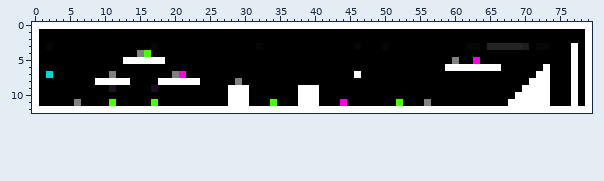
Two versions of one sprite sheet, MiraiNiTaishite/res/level1.png. This is how it looked before the edit.
The file is 80x13 pixels. Colours within 5 levels of each other are drawn and written as one.
Now the later version:
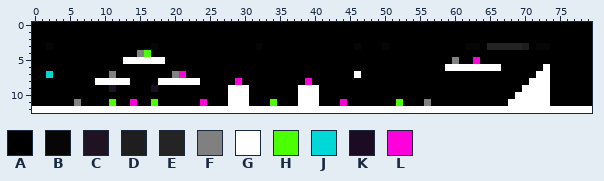
Palette (. is transparent): A #000000  B #060606  C #1e1223  D #1e1e1e  E #242424  F #808080  G #ffffff  H #4cff00  J #00d7d7  K #1b0b23  L #ff00dc
What changed:
{"y":0,"x":0,"old":"GGGGGGGGGGGGGGGGGGGGGGGGGGGGGGGGGGGGGGGGGGGGGGGGGGGGGGGGGGGGGGGGGGGGGGGGGGGGGGGG","new":"AAAAAAAAAAAAAAAAAAAAAAAAAAAAAAAAAAAAAAAAAAAAAAAAAAAAAAAAAAAAAAAAAAAAAAAAAAAAAAAA"}
{"y":1,"x":0,"old":"G","new":"A"}
{"y":1,"x":79,"old":"G","new":"A"}
{"y":2,"x":0,"old":"G","new":"A"}
{"y":2,"x":79,"old":"G","new":"A"}
{"y":3,"x":0,"old":"G","new":"A"}
{"y":3,"x":77,"old":"G","new":"A"}
{"y":3,"x":79,"old":"G","new":"A"}
{"y":4,"x":0,"old":"G","new":"A"}
{"y":4,"x":77,"old":"G","new":"A"}
{"y":4,"x":79,"old":"G","new":"A"}
{"y":5,"x":0,"old":"G","new":"A"}
{"y":5,"x":77,"old":"G","new":"A"}
{"y":5,"x":79,"old":"G","new":"A"}
{"y":6,"x":0,"old":"G","new":"A"}
{"y":6,"x":77,"old":"G","new":"A"}
{"y":6,"x":79,"old":"G","new":"A"}
{"y":7,"x":0,"old":"G","new":"A"}
{"y":7,"x":77,"old":"G","new":"A"}
{"y":7,"x":79,"old":"G","new":"A"}
{"y":8,"x":0,"old":"G","new":"A"}
{"y":8,"x":29,"old":"F","new":"L"}
{"y":8,"x":39,"old":"A","new":"L"}
{"y":8,"x":77,"old":"G","new":"A"}
{"y":8,"x":79,"old":"G","new":"A"}
{"y":9,"x":0,"old":"G","new":"A"}
{"y":9,"x":77,"old":"G","new":"A"}
{"y":9,"x":79,"old":"G","new":"A"}
{"y":10,"x":0,"old":"G","new":"A"}
{"y":10,"x":77,"old":"G","new":"A"}
{"y":10,"x":79,"old":"G","new":"A"}
{"y":11,"x":0,"old":"G","new":"A"}
{"y":11,"x":14,"old":"A","new":"L"}
{"y":11,"x":24,"old":"A","new":"L"}
{"y":11,"x":77,"old":"G","new":"A"}
{"y":11,"x":79,"old":"G","new":"A"}
{"label":"changed","picture_box":[32,22,592,106]}
